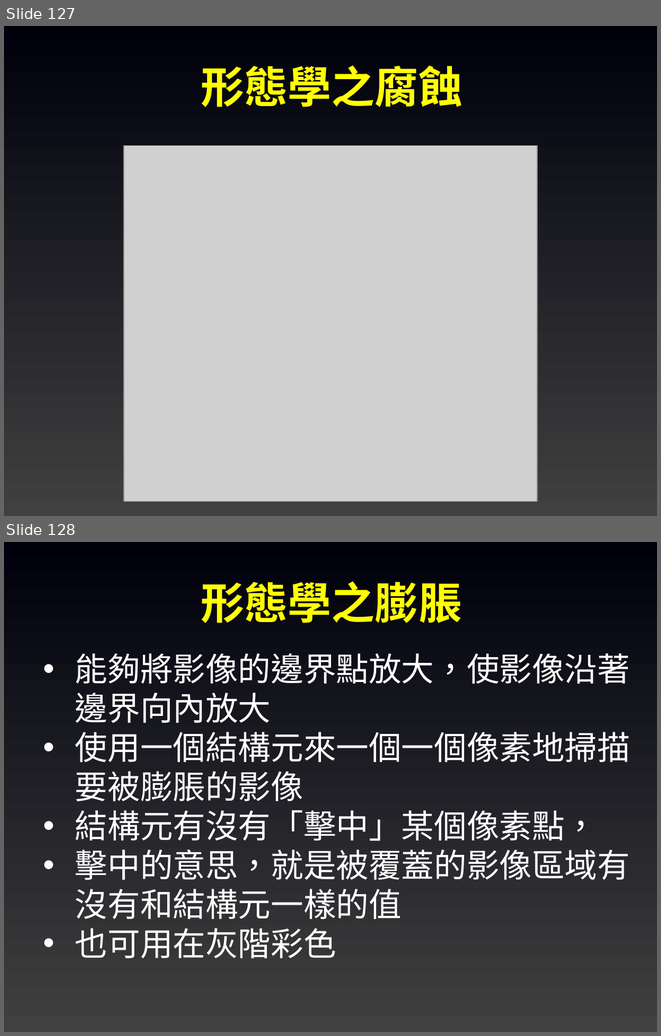
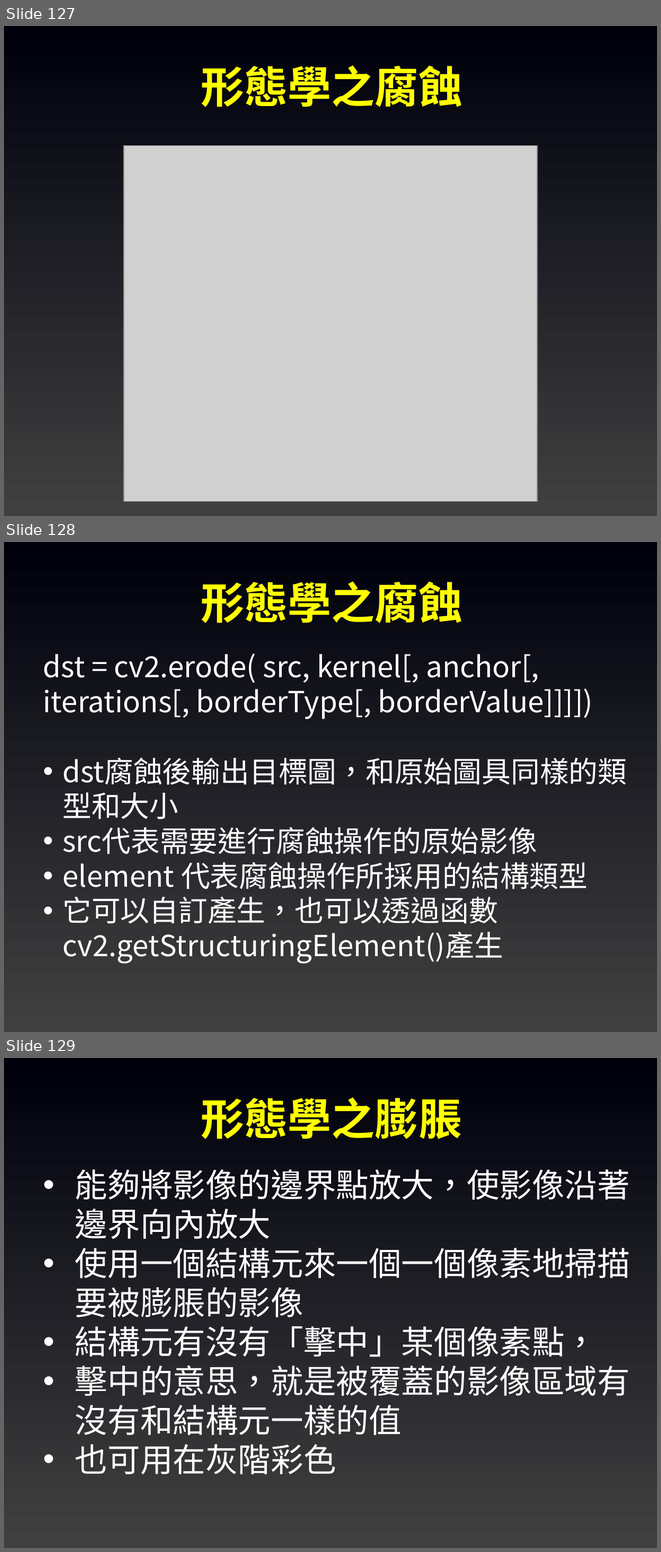
Before and after one commit to joshhu/must_opencv, a slide deck: Slides/04. OpenCV影像處理.pptx. Shown one above the other, each under a label of ours: slides 127 and 128 before the commit, slides 127, 128 and 129 after it. The pictures are 661x1036 and 661x1552 pixels, drawn with LibreOffice and Linux fonts; fonts in the diff are those of the drawing; grey boxes stand for pictures. Boxes give left, top, right and bottom in pixels: in the first picture for what was removed or moved away, otherwise in the second. Text is boxed around its words. In the diff, an @@ line names an element or a change of style, - is before the commit and + after.

```diff
--- a/Slides/04. OpenCV影像處理.pptx
+++ b/Slides/04. OpenCV影像處理.pptx
@@ slide 128 added at [4,542,657,1032], background gradient #404040 to #00000C @@
@@ text added at [201,581,462,623], 48 pt, text #FFFF00, bold @@
+形態學之腐蝕
@@ text added at [43,653,627,963], 32 pt, text #FFFFFF @@
+dst = cv2.erode( src, kernel[, anchor[, iterations[, borderType[, borderValue]]]])
+• dst腐蝕後輸出目標圖，和原始圖具同樣的類型和大小
+• src代表需要進行腐蝕操作的原始影像
+• element 代表腐蝕操作所採用的結構類型
+• 它可以自訂產生，也可以透過函數cv2.getStructuringElement()產生
@@ what was slide 128 is now slide 129 @@
```
Also in this commit, not shown: 7 slides changed, 7 other files.
